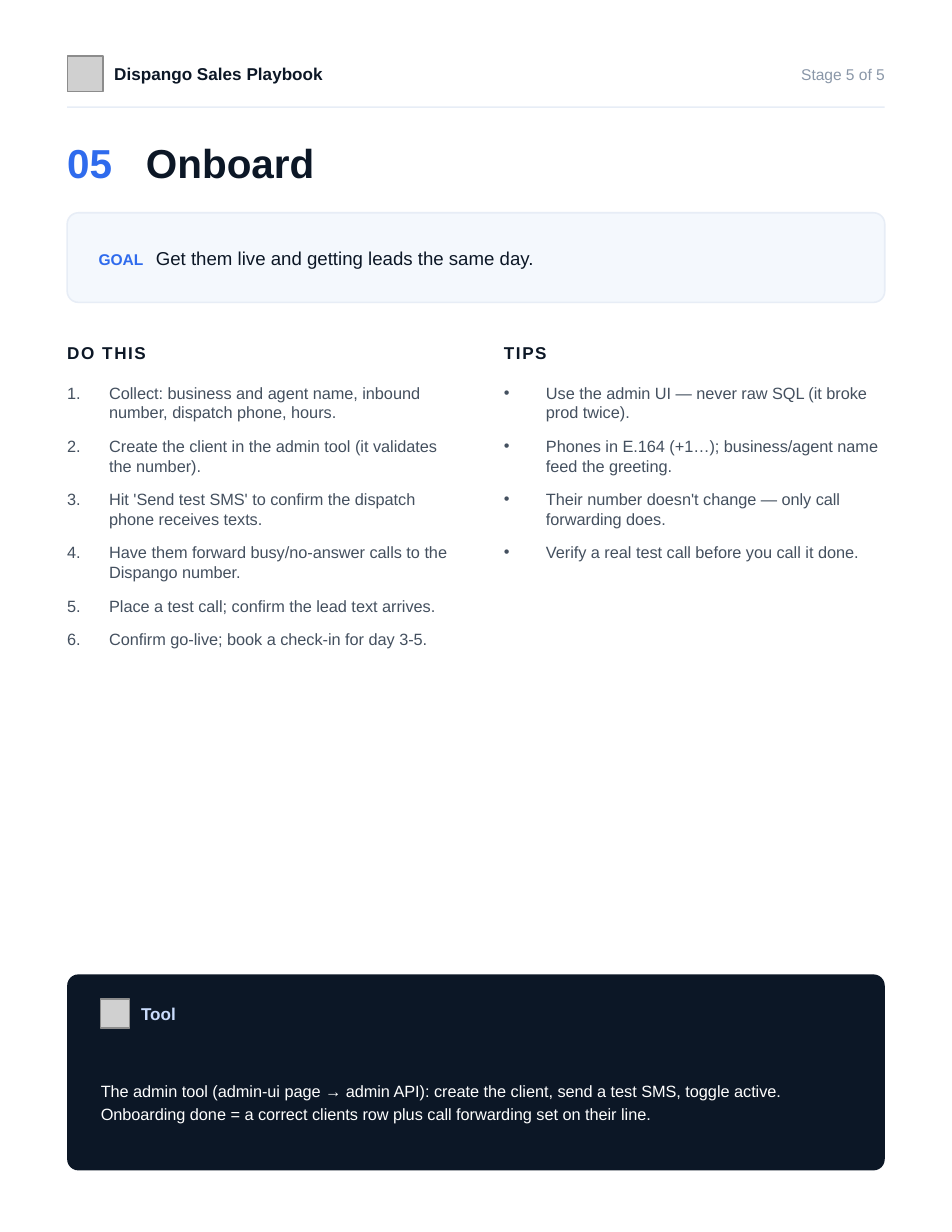
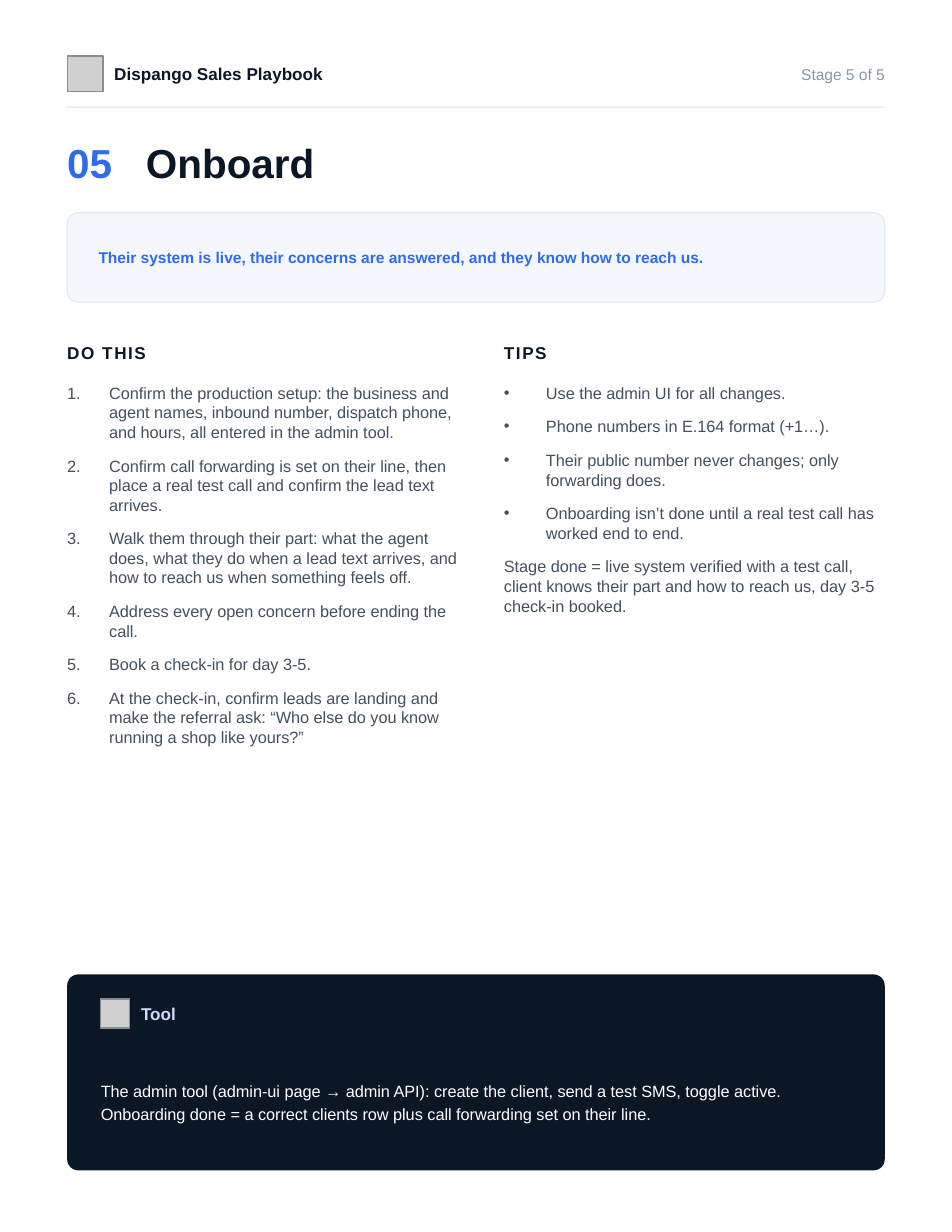
Before and after one commit to miguelangelsegura/mj-locksmith-webhook, a slide deck: slide 8 of sales/Dispango-sales-playbook.pptx (slide 7 before the commit). Drawn at 952x1232 pixels with LibreOffice and Linux fonts; fonts in the diff are those of the drawing; grey boxes stand for pictures. Boxes give left, top, right and bottom in pixels: in the first picture for what was removed or moved away, otherwise in the second. Text is boxed around its words. In the diff, an @@ line names an element or a change of style, - is before the commit and + after.

```diff
--- a/sales/Dispango-sales-playbook.pptx
+++ b/sales/Dispango-sales-playbook.pptx
@@ text at (x1=99, y1=251, x2=703, y2=266): text changed; size 12 to 10 pt; text colour #0C1726 to #2F6BED; bold on @@
-GOAL Get them live and getting leads the same day.
+Their system is live, their concerns are answered, and they know how to reach us.
@@ text at (x1=109, y1=387, x2=457, y2=747): text changed @@
-1. Collect: business and agent name, inbound number, dispatch phone, hours.
-2. Create the client in the admin tool (it validates the number).
-3. Hit 'Send test SMS' to confirm the dispatch phone receives texts.
-4. Have them forward busy/no-answer calls to the Dispango number.
-5. Place a test call; confirm the lead text arrives.
-6. Confirm go-live; book a check-in for day 3-5.
+1. Confirm the production setup: the business and agent names, inbound number, dispatch phone, and hours, all entered in the admin tool.
+2. Confirm call forwarding is set on their line, then place a real test call and confirm the lead text arrives.
+3. Walk them through their part: what the agent does, what they do when a lead text arrives, and how to reach us when something feels off.
+4. Address every open concern before ending the call.
+5. Book a check-in for day 3-5.
+6. At the check-in, confirm leads are landing and make the referral ask: “Who else do you know running a shop like yours?”
@@ text at (x1=504, y1=387, x2=875, y2=612): text changed @@
-• Use the admin UI — never raw SQL (it broke prod twice).
-• Phones in E.164 (+1…); business/agent name feed the greeting.
-• Their number doesn't change — only call forwarding does.
-• Verify a real test call before you call it done.
+• Use the admin UI for all changes.
+• Phone numbers in E.164 format (+1…).
+• Their public number never changes; only forwarding does.
+• Onboarding isn’t done until a real test call has worked end to end.
+Stage done = live system verified with a test call, client knows their part and how to reach us, day 3-5 check-in booked.
```
Also in this commit, not shown: 7 other slides changed, 1 slide added.
